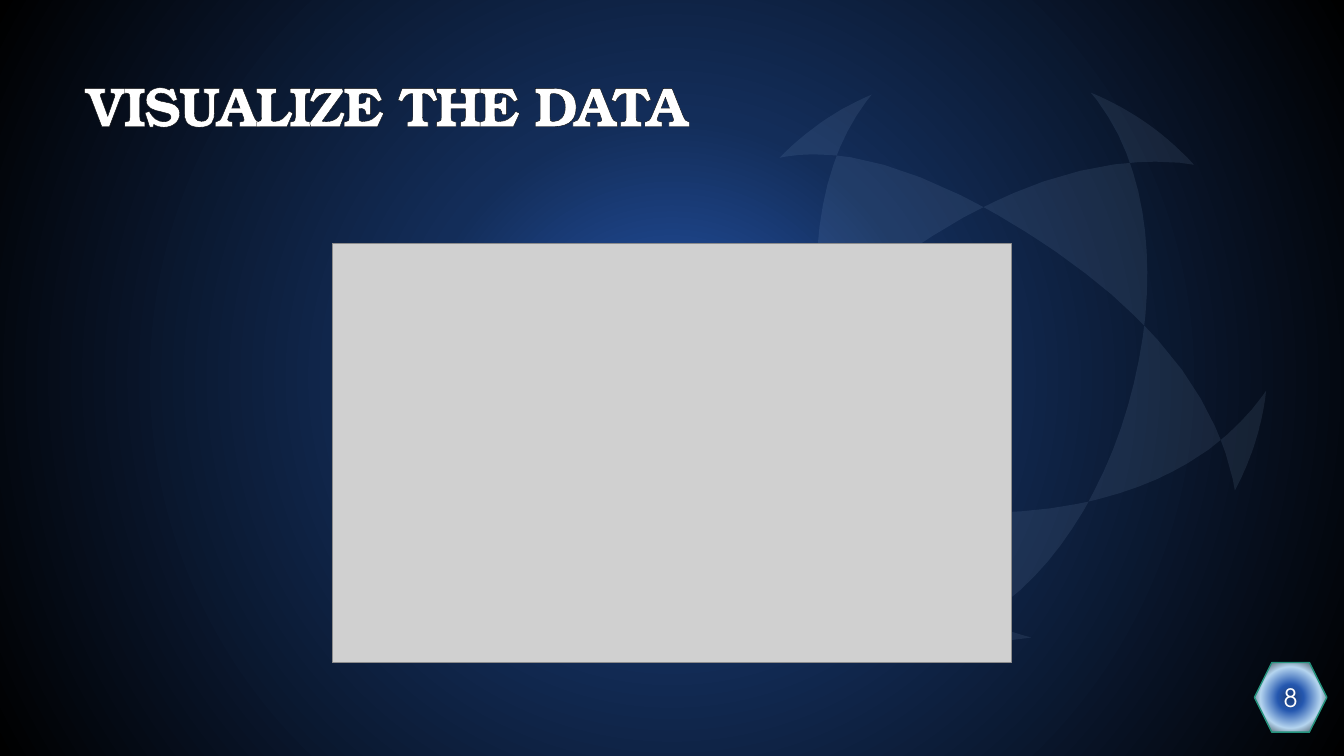
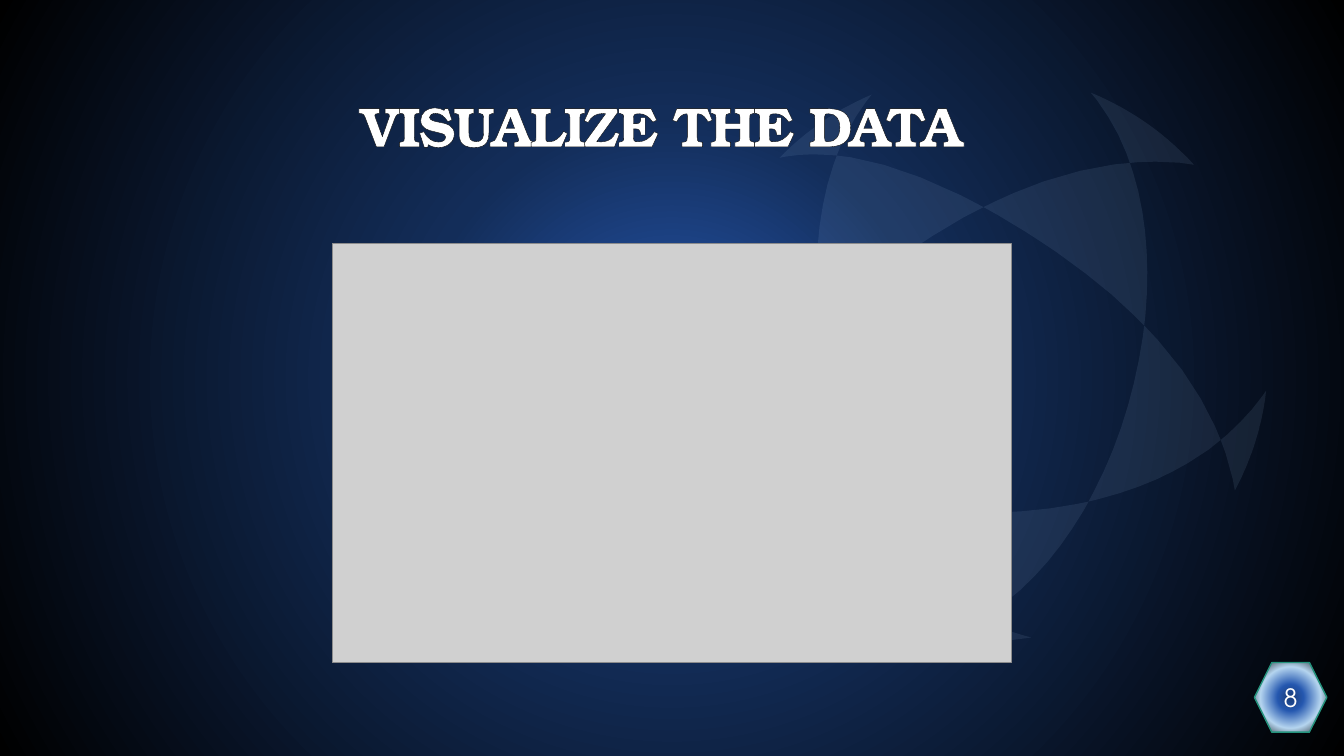
Before and after one commit to Dudi-kreis/Data-science-project, a slide deck: slide 8 of Project Presentation.pptx. Drawn at 1344x756 pixels with LibreOffice and Linux fonts; fonts in the diff are those of the drawing; grey boxes stand for pictures. Boxes give left, top, right and bottom in pixels: in the first picture for what was removed or moved away, otherwise in the second. Text is boxed around its words. In the diff, an @@ line names an element or a change of style, - is before the commit and + after.

```diff
--- a/Project Presentation.pptx
+++ b/Project Presentation.pptx
@@ title "VISUALIZE THE DATA": place and size @@
-title "VISUALIZE THE DATA" at <box>86,88,687,127</box>
+title "VISUALIZE THE DATA" at <box>360,108,962,148</box>
@@ title "VISUALIZE THE DATA" at <box>360,108,962,148</box>: alignment left to centre @@
```
Also in this commit, not shown: 18 other slides changed, 3 slides added, 1 other file.
